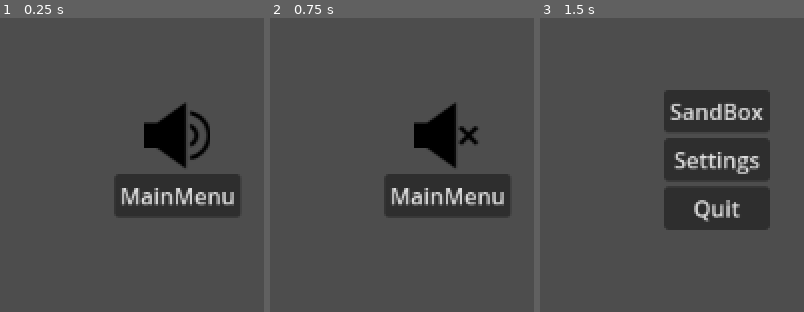
Above: before the commit, frames 1-3 (left to right).
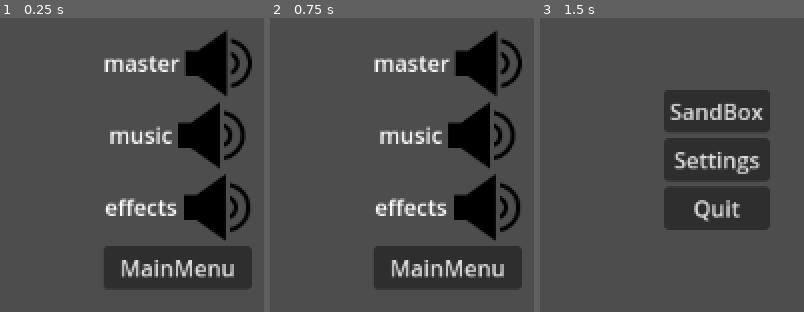
Above: after the commit, the same moments.

Repository: SytonK/settings-and-menus
Game: Godot game, scene res://src/UI/menus/settings/settings_menu.tscn
Same seed, same stepped clock (60 frames per second), same inputs: the game is played once before the commit and once after it. This scene is started directly instead of the project's main scene. The engine's default icon, where the game draws it, is replaced by a stand-in: a white triangle on a blue panel in a dark square.
Inputs (mouse positions are in pixels of both pictures, inside the frame that each line leads up to):
- Up to frame 1 (0.25 s): no input
- Up to frame 2 (0.75 s): click (446, 135) at 0.52 s
- Up to frame 3 (1.5 s): click "MainMenu" at 1.25 s

The runs differ from the first frame. In frame 1, 23% of the frame differs, in the area x 39-96%, y 4-92%; in frame 2, 23%; in frame 3, nothing differs.

Commit message:
allow mute sound effects or music or all

Diff:
--- a/default_bus_layout.tres
+++ b/default_bus_layout.tres
@@ -7,3 +7,9 @@
 bus/1/bypass_fx = false
 bus/1/volume_db = 0.0
 bus/1/send = &"Master"
+bus/2/name = &"Effects"
+bus/2/solo = false
+bus/2/mute = false
+bus/2/bypass_fx = false
+bus/2/volume_db = 0.0
+bus/2/send = &"Master"
--- a/src/UI/menus/settings/audio/audio_menu.tscn
+++ b/src/UI/menus/settings/audio/audio_menu.tscn
@@ -25,9 +25,42 @@
 grow_horizontal = 2
 grow_vertical = 2
 
-[node name="MuteMusicButton" parent="VBoxContainer" instance=ExtResource("1_cuptg")]
+[node name="MasterHBox" type="HBoxContainer" parent="VBoxContainer"]
+layout_mode = 2
+alignment = 1
+
+[node name="Label" type="Label" parent="VBoxContainer/MasterHBox"]
+layout_mode = 2
+text = "master"
+
+[node name="MuteMusicButton" parent="VBoxContainer/MasterHBox" instance=ExtResource("1_cuptg")]
+layout_mode = 2
+bus_name = "Master"
+
+[node name="MusicHBox" type="HBoxContainer" parent="VBoxContainer"]
+layout_mode = 2
+alignment = 1
+
+[node name="Label" type="Label" parent="VBoxContainer/MusicHBox"]
+layout_mode = 2
+text = "music"
+
+[node name="MuteMusicButton" parent="VBoxContainer/MusicHBox" instance=ExtResource("1_cuptg")]
 layout_mode = 2
 bus_name = "Music"
+
+[node name="EffectsHBox" type="HBoxContainer" parent="VBoxContainer"]
+layout_mode = 2
+alignment = 1
+
+[node name="Label" type="Label" parent="VBoxContainer/EffectsHBox"]
+layout_mode = 2
+text = "effects
+"
+
+[node name="MuteMusicButton" parent="VBoxContainer/EffectsHBox" instance=ExtResource("1_cuptg")]
+layout_mode = 2
+bus_name = "Effects"
 
 [node name="MainMenuButton" type="Button" parent="VBoxContainer"]
 layout_mode = 2
--- a/src/levels/sandbox_1.gd
+++ b/src/levels/sandbox_1.gd
@@ -2,6 +2,7 @@
 
 
 @onready var icon: Sprite2D = $Icon
+@onready var sound_effect: AudioStreamPlayer = $SoundEffect
 
 
 func _process(delta: float) -> void:
@@ -9,6 +10,7 @@
 
 func _input(event: InputEvent) -> void:
 	if event.is_action_pressed("example1"):
+		sound_effect.play()
 		print('ex1')
 	if event.is_action_pressed("example2"):
 		print('ex2')
--- a/src/levels/sandbox_1.tscn
+++ b/src/levels/sandbox_1.tscn
@@ -1,9 +1,10 @@
-[gd_scene load_steps=5 format=3 uid="uid://b2acd0eq0nui4"]
+[gd_scene load_steps=6 format=3 uid="uid://b2acd0eq0nui4"]
 
 [ext_resource type="Script" path="res://src/levels/sandbox_1.gd" id="1_lcvpf"]
 [ext_resource type="Texture2D" uid="uid://sl1hp32h80f" path="res://icon.svg" id="2_w7jjo"]
 [ext_resource type="PackedScene" uid="uid://womosciyseo2" path="res://src/UI/menus/pause menu/pause_menu.tscn" id="3_x07ui"]
 [ext_resource type="AudioStream" uid="uid://bkh766vcsgrl4" path="res://assets/sound/music/music.wav" id="4_27r3j"]
+[ext_resource type="AudioStream" uid="uid://cslj5mljf0g5h" path="res://assets/sound/effects/electric-screwdriver-97497 (mp3cut.net).mp3" id="5_dsykv"]
 
 [node name="Sandbox1" type="Node2D"]
 script = ExtResource("1_lcvpf")
@@ -20,3 +21,7 @@
 stream = ExtResource("4_27r3j")
 autoplay = true
 bus = &"Music"
+
+[node name="SoundEffect" type="AudioStreamPlayer" parent="."]
+stream = ExtResource("5_dsykv")
+bus = &"Effects"
Not shown, added: assets/sound/effects/electric-screwdriver-97497 (mp3cut.net).mp3.import
Not shown, added: assets/sound/effects/electric-screwdriver-97497 (mp3cut.net).mp3
